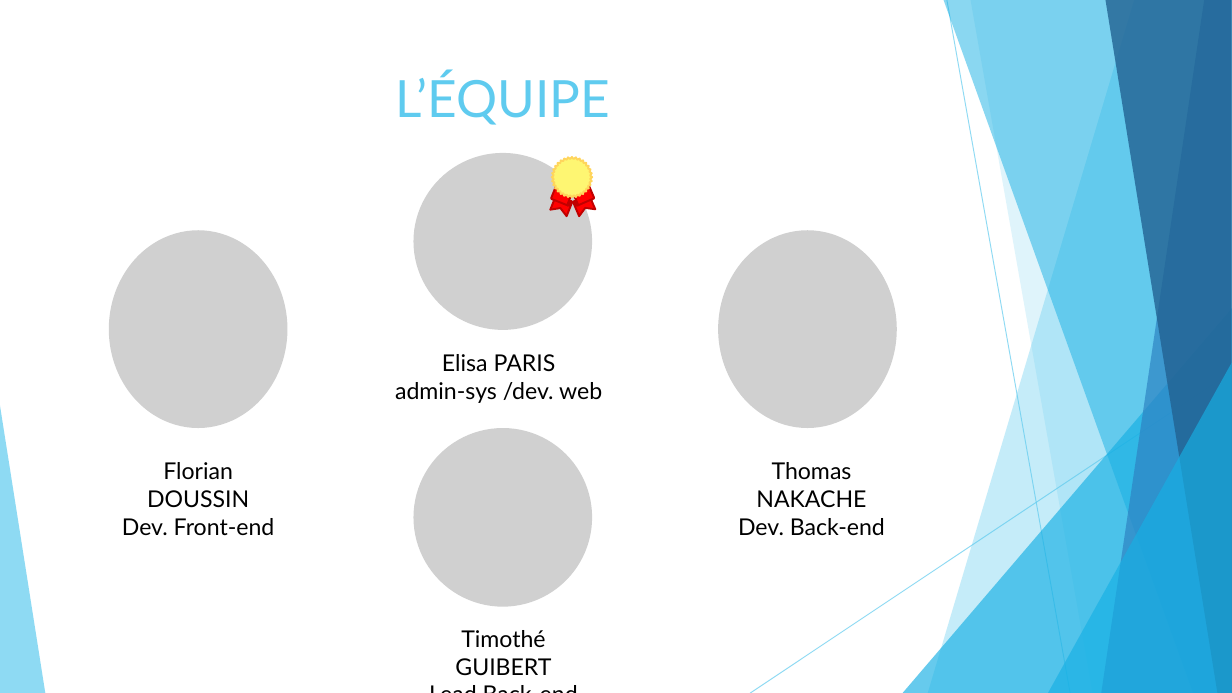
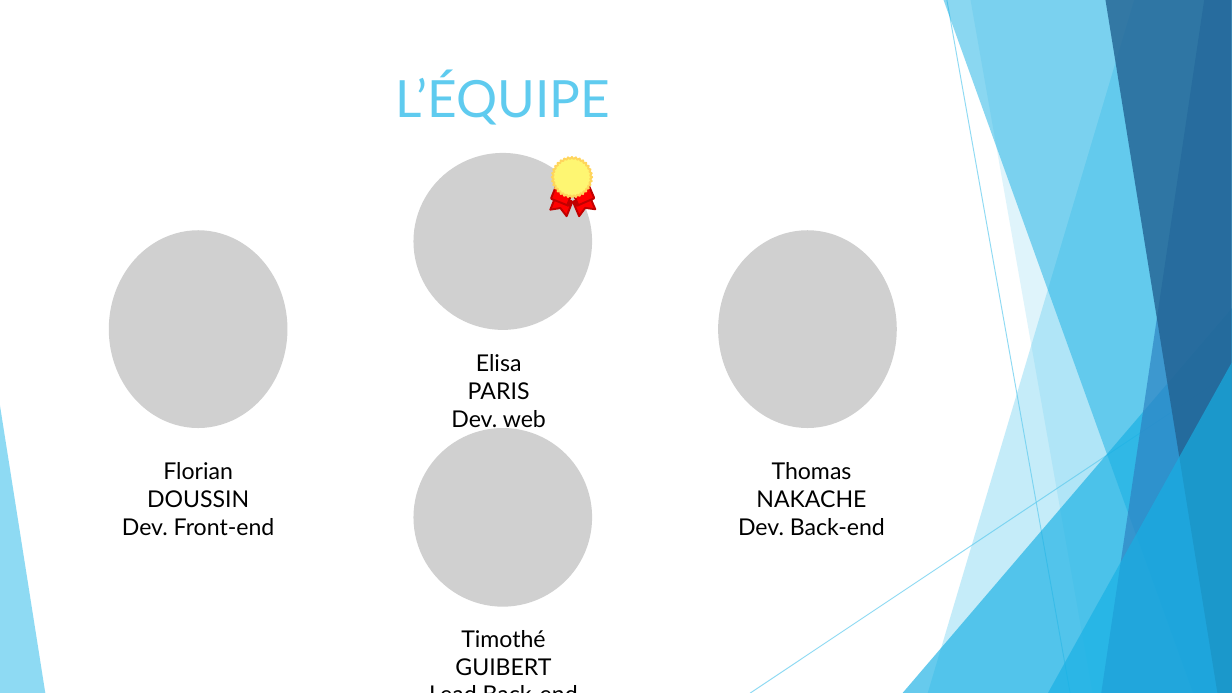
Before and after one commit to Nakache/Virtualisation, a slide deck: slide 2 of cloudcamp.pptx. Drawn at 1232x693 pixels with LibreOffice and Linux fonts; fonts in the diff are those of the drawing; grey boxes stand for pictures. Boxes give left, top, right and bottom in pixels: in the first picture for what was removed or moved away, otherwise in the second. Text is boxed around its words. In the diff, an @@ line names an element or a change of style, - is before the commit and + after.

```diff
--- a/cloudcamp.pptx
+++ b/cloudcamp.pptx
@@ text "Elisa PARIS": place and size @@
-text "Elisa PARIS" at (395,354,602,403)
+text "Elisa PARIS" at (451,354,546,433)
@@ text at (451,410,546,433): text changed @@
-admin-sys /dev. web
+Dev. web
```
Also in this commit, not shown: 1 other slide changed.
